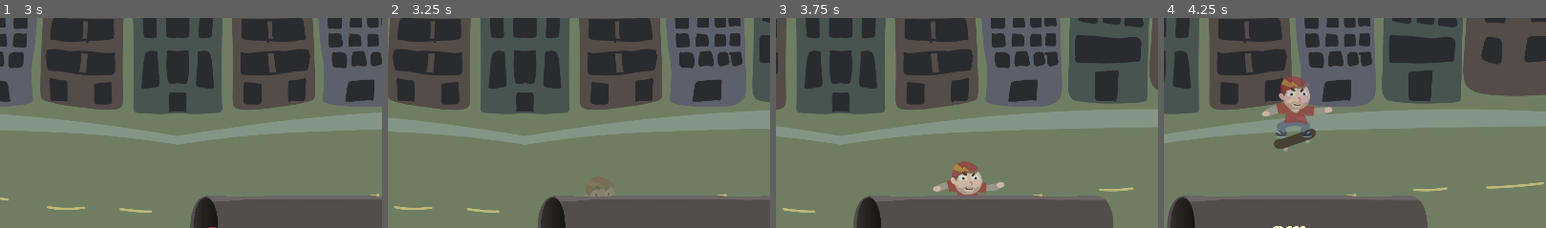
Above: before the commit, frames 1-4 (left to right).
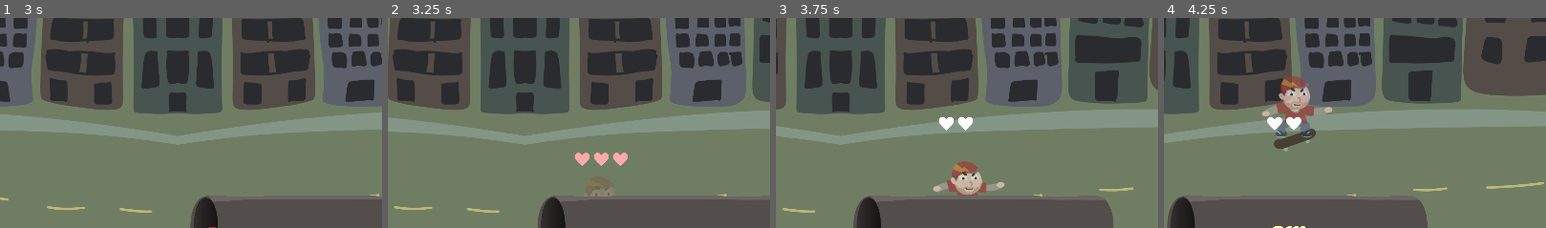
Above: after the commit, the same moments.

Repository: proximadams/The-Radical-Adventures-of-Chris-Pointon
Game: Godot game, scene res://scenes/Level.tscn
The game is run twice, just before and just after one commit, with the same random seed, the same clock (stepped at 60 frames per second) and the same inputs.
Inputs:
- Up to frame 1 (3 s): hold D (move_right) 0.53-1.28 s; hold Down (shift_crouch) 0.53-1.28 s; tap Up (shift_jump) at 0.77, 1.52 s; hold S (move_down) 1.28-2.03 s; tap Down (shift_crouch) at 1.35, 2.85 s; hold D (move_right) 2.03-2.78 s; hold Down (shift_crouch) 2.03-2.78 s; hold W (move_up) from 2.78 s (still down)
- Up to frame 2 (3.25 s): keep holding W (move_up); tap Up (shift_jump) at 3.02 s
- Up to frame 3 (3.75 s): release W (move_up) at 3.53 s; hold A (move_left) from 3.53 s (still down); hold Down (shift_crouch) from 3.53 s (still down)
- Up to frame 4 (4.25 s): keep holding A (move_left); keep holding Down (shift_crouch); tap Up (shift_jump) at 3.77 s
The pictures show only the part of the screen within x 15-65%, y 9-59%; the shares and areas given below are measured in that part.

Frame 1 is identical in both runs. In frame 2, 0.5% of the frame differs, in the area x 48-63%, y 64-71%; in frame 3, 0.3%; in frame 4, 0.4%.

Commit message:
hearts show your health

Diff:
--- a/code/Player.gd
+++ b/code/Player.gd
@@ -21,6 +21,7 @@
 signal show_new_points(points)
 
 var crounchWindowTimer         := CROUNCH_WINDOW_TIME
+var health                     := 3
 var isInTube                   := false
 var isTryingToEndGrind         := false
 var timeSinceInputShiftBack    := 1000.0
@@ -39,8 +40,9 @@
 
 var rampState = NOT_ON
 
-onready var anim     : AnimationPlayer = $VisualAnimationPlayer
-onready var animHurt : AnimationPlayer = $HurtAnimationPlayer
+onready var anim       : AnimationPlayer = $VisualAnimationPlayer
+onready var animHealth : AnimationPlayer = $Health/AnimationPlayer
+onready var animHurt   : AnimationPlayer = $HurtAnimationPlayer
 
 func _ready() -> void:
 	var _res = $PlayerHurtableArea.connect('player_is_hurt', self, 'hurt_me')
@@ -210,6 +212,7 @@
 
 func hurt_me() -> void:
 	if not isInTube and not animHurt.current_animation == 'hurt':
+		health -= 1
 		animHurt.play('hurt')
 		animHurt.queue('normal')
 		emit_signal('environment_slow_down')
@@ -270,6 +273,15 @@
 	else:
 		print('error in trick_complete() no trick named "' + name + '"')
 
+func hide_heart() -> void:
+	match health:
+		2:
+			animHealth.play('3to2')
+		1:
+			animHealth.play('2to1')
+		0:
+			animHealth.play('1to0')
+
 func _on_VisualAnimationPlayer_animation_started(_anim_name:String):
 	# print('anim_name = ' + anim_name)
 	pass
--- /dev/null
+++ b/images/other/heart_black.svg
@@ -0,0 +1 @@
+<svg xmlns="http://www.w3.org/2000/svg" height="100px" viewBox="0 -960 960 960" width="100px" fill="#000000"><path d="m480-172-25-24q-103-95-169-161.5t-104-116q-38-49.5-52-89T116-641q0-75 52-127t128-52q51 0 98.5 28.5T480-707q39-56 85.5-84.5T664-820q76 0 128 52t52 127q0 39-14 78.5t-52 89q-38 49.5-104 116T505-196l-25 24Z"/></svg>
--- /dev/null
+++ b/images/other/heart_white.svg
@@ -0,0 +1 @@
+<svg xmlns="http://www.w3.org/2000/svg" height="100px" viewBox="0 -960 960 960" width="100px" fill="#FFFFFF"><path d="m480-172-25-24q-103-95-169-161.5t-104-116q-38-49.5-52-89T116-641q0-75 52-127t128-52q51 0 98.5 28.5T480-707q39-56 85.5-84.5T664-820q76 0 128 52t52 127q0 39-14 78.5t-52 89q-38 49.5-104 116T505-196l-25 24Z"/></svg>
--- a/scenes/Level.tscn
+++ b/scenes/Level.tscn
@@ -24,6 +24,7 @@
 [ext_resource path="res://code/Environment.gd" type="Script" id=22]
 [ext_resource path="res://code/Level.gd" type="Script" id=23]
 [ext_resource path="res://code/Score.gd" type="Script" id=24]
+[ext_resource path="res://images/other/heart_white.svg" type="Texture" id=25]
 
 [sub_resource type="DynamicFont" id=78]
 size = 80
@@ -339,6 +340,165 @@
 tracks/3/imported = false
 tracks/3/enabled = true
 tracks/3/keys = {
+"times": PoolRealArray( 0 ),
+"transitions": PoolRealArray( 1 ),
+"update": 1,
+"values": [ true ]
+}
+
+[sub_resource type="Animation" id=90]
+resource_name = "1to0"
+step = 0.05
+tracks/0/type = "value"
+tracks/0/path = NodePath("Health1:visible")
+tracks/0/interp = 1
+tracks/0/loop_wrap = true
+tracks/0/imported = false
+tracks/0/enabled = true
+tracks/0/keys = {
+"times": PoolRealArray( 0, 0.1, 0.15, 0.25, 0.3, 0.45, 0.5 ),
+"transitions": PoolRealArray( 1, 1, 1, 1, 1, 1, 1 ),
+"update": 1,
+"values": [ true, true, false, true, false, true, true ]
+}
+tracks/1/type = "value"
+tracks/1/path = NodePath("Health3:visible")
+tracks/1/interp = 1
+tracks/1/loop_wrap = true
+tracks/1/imported = false
+tracks/1/enabled = true
+tracks/1/keys = {
+"times": PoolRealArray( 0 ),
+"transitions": PoolRealArray( 1 ),
+"update": 1,
+"values": [ false ]
+}
+tracks/2/type = "value"
+tracks/2/path = NodePath("Health2:visible")
+tracks/2/interp = 1
+tracks/2/loop_wrap = true
+tracks/2/imported = false
+tracks/2/enabled = true
+tracks/2/keys = {
+"times": PoolRealArray( 0 ),
+"transitions": PoolRealArray( 1 ),
+"update": 1,
+"values": [ false ]
+}
+
+[sub_resource type="Animation" id=89]
+resource_name = "2to1"
+step = 0.05
+tracks/0/type = "value"
+tracks/0/path = NodePath("Health1:visible")
+tracks/0/interp = 1
+tracks/0/loop_wrap = true
+tracks/0/imported = false
+tracks/0/enabled = true
+tracks/0/keys = {
+"times": PoolRealArray( 0 ),
+"transitions": PoolRealArray( 1 ),
+"update": 1,
+"values": [ true ]
+}
+tracks/1/type = "value"
+tracks/1/path = NodePath("Health2:visible")
+tracks/1/interp = 1
+tracks/1/loop_wrap = true
+tracks/1/imported = false
+tracks/1/enabled = true
+tracks/1/keys = {
+"times": PoolRealArray( 0, 0.05, 0.1, 0.15, 0.25, 0.3, 0.45, 0.5 ),
+"transitions": PoolRealArray( 1, 1, 1, 1, 1, 1, 1, 1 ),
+"update": 1,
+"values": [ true, false, true, false, true, false, true, false ]
+}
+tracks/2/type = "value"
+tracks/2/path = NodePath("Health3:visible")
+tracks/2/interp = 1
+tracks/2/loop_wrap = true
+tracks/2/imported = false
+tracks/2/enabled = true
+tracks/2/keys = {
+"times": PoolRealArray( 0 ),
+"transitions": PoolRealArray( 1 ),
+"update": 1,
+"values": [ false ]
+}
+
+[sub_resource type="Animation" id=87]
+resource_name = "3to2"
+step = 0.05
+tracks/0/type = "value"
+tracks/0/path = NodePath("Health1:visible")
+tracks/0/interp = 1
+tracks/0/loop_wrap = true
+tracks/0/imported = false
+tracks/0/enabled = true
+tracks/0/keys = {
+"times": PoolRealArray( 0 ),
+"transitions": PoolRealArray( 1 ),
+"update": 1,
+"values": [ true ]
+}
+tracks/1/type = "value"
+tracks/1/path = NodePath("Health2:visible")
+tracks/1/interp = 1
+tracks/1/loop_wrap = true
+tracks/1/imported = false
+tracks/1/enabled = true
+tracks/1/keys = {
+"times": PoolRealArray( 0 ),
+"transitions": PoolRealArray( 1 ),
+"update": 1,
+"values": [ true ]
+}
+tracks/2/type = "value"
+tracks/2/path = NodePath("Health3:visible")
+tracks/2/interp = 1
+tracks/2/loop_wrap = true
+tracks/2/imported = false
+tracks/2/enabled = true
+tracks/2/keys = {
+"times": PoolRealArray( 0, 0.05, 0.1, 0.15, 0.25, 0.3, 0.45, 0.5 ),
+"transitions": PoolRealArray( 1, 1, 1, 1, 1, 1, 1, 1 ),
+"update": 1,
+"values": [ true, false, true, false, true, false, true, false ]
+}
+
+[sub_resource type="Animation" id=88]
+length = 0.001
+tracks/0/type = "value"
+tracks/0/path = NodePath("Health1:visible")
+tracks/0/interp = 1
+tracks/0/loop_wrap = true
+tracks/0/imported = false
+tracks/0/enabled = true
+tracks/0/keys = {
+"times": PoolRealArray( 0 ),
+"transitions": PoolRealArray( 1 ),
+"update": 1,
+"values": [ true ]
+}
+tracks/1/type = "value"
+tracks/1/path = NodePath("Health2:visible")
+tracks/1/interp = 1
+tracks/1/loop_wrap = true
+tracks/1/imported = false
+tracks/1/enabled = true
+tracks/1/keys = {
+"times": PoolRealArray( 0 ),
+"transitions": PoolRealArray( 1 ),
+"update": 1,
+"values": [ true ]
+}
+tracks/2/type = "value"
+tracks/2/path = NodePath("Health3:visible")
+tracks/2/interp = 1
+tracks/2/loop_wrap = true
+tracks/2/imported = false
+tracks/2/enabled = true
+tracks/2/keys = {
 "times": PoolRealArray( 0 ),
 "transitions": PoolRealArray( 1 ),
 "update": 1,
@@ -4845,6 +5005,30 @@
 "update": 1,
 "values": [ true ]
 }
+tracks/2/type = "value"
+tracks/2/path = NodePath("Health:visible")
+tracks/2/interp = 1
+tracks/2/loop_wrap = true
+tracks/2/imported = false
+tracks/2/enabled = true
+tracks/2/keys = {
+"times": PoolRealArray( 0 ),
+"transitions": PoolRealArray( 1 ),
+"update": 1,
+"values": [ false ]
+}
+tracks/3/type = "value"
+tracks/3/path = NodePath("Health:modulate")
+tracks/3/interp = 1
+tracks/3/loop_wrap = true
+tracks/3/imported = false
+tracks/3/enabled = true
+tracks/3/keys = {
+"times": PoolRealArray( 0 ),
+"transitions": PoolRealArray( 1 ),
+"update": 0,
+"values": [ Color( 1, 1, 1, 1 ) ]
+}
 
 [sub_resource type="Animation" id=16]
 resource_name = "hurt"
@@ -4862,11 +5046,61 @@
 "update": 0,
 "values": [ Color( 1, 1, 1, 0 ), Color( 1, 0, 0, 0.588235 ), Color( 1, 1, 1, 0 ), Color( 1, 0.392157, 0.392157, 0.70588 …(215 unchanged characters)…
 }
+tracks/1/type = "value"
+tracks/1/path = NodePath("Health:visible")
+tracks/1/interp = 1
+tracks/1/loop_wrap = true
+tracks/1/imported = false
+tracks/1/enabled = true
+tracks/1/keys = {
+"times": PoolRealArray( 0 ),
+"transitions": PoolRealArray( 1 ),
+"update": 1,
+"values": [ true ]
+}
+tracks/2/type = "value"
+tracks/2/path = NodePath("Health:modulate")
+tracks/2/interp = 1
+tracks/2/loop_wrap = true
+tracks/2/imported = false
+tracks/2/enabled = true
+tracks/2/keys = {
+"times": PoolRealArray( 0, 0.1, 0.15, 0.25, 0.35, 0.45, 0.55 ),
+"transitions": PoolRealArray( 1, 1, 1, 1, 1, 1, 1 ),
+"update": 0,
+"values": [ Color( 1, 1, 1, 1 ), Color( 1, 0, 0, 1 ), Color( 1, 1, 1, 1 ), Color( 1, 0.27451, 0.27451, 1 ), Color( 1, 1, 1, 1 ), Color( 1, 0.431373, 0.431373, 1 ), Color( 1, 1, 1, 1 ) ]
+}
+tracks/3/type = "method"
+tracks/3/path = NodePath(".")
+tracks/3/interp = 1
+tracks/3/loop_wrap = true
+tracks/3/imported = false
+tracks/3/enabled = true
+tracks/3/keys = {
+"times": PoolRealArray( 0.55 ),
+"transitions": PoolRealArray( 1 ),
+"values": [ {
+"args": [  ],
+"method": "hide_heart"
+} ]
+}
 
 [sub_resource type="Animation" id=15]
 resource_name = "normal"
 length = 0.1
 step = 0.2
+tracks/0/type = "value"
+tracks/0/path = NodePath("Health:visible")
+tracks/0/interp = 1
+tracks/0/loop_wrap = true
+tracks/0/imported = false
+tracks/0/enabled = true
+tracks/0/keys = {
+"times": PoolRealArray( 0 ),
+"transitions": PoolRealArray( 1 ),
+"update": 1,
+"values": [ false ]
+}
 
 [sub_resource type="CapsuleShape2D" id=11]
 radius = 58.0
@@ -5704,6 +5938,29 @@
 
 [node name="Sprite" type="Sprite" parent="Player/Shadow"]
 texture = ExtResource( 3 )
+
+[node name="Health" type="Node2D" parent="Player"]
+visible = false
+position = Vector2( 0, -416 )
+z_index = 5
+
+[node name="Health1" type="Sprite" parent="Player/Health"]
+position = Vector2( -96, -64 )
+texture = ExtResource( 25 )
+
+[node name="Health2" type="Sprite" parent="Player/Health"]
+position = Vector2( 0, -64 )
+texture = ExtResource( 25 )
+
+[node name="Health3" type="Sprite" parent="Player/Health"]
+position = Vector2( 96, -64 )
+texture = ExtResource( 25 )
+
+[node name="AnimationPlayer" type="AnimationPlayer" parent="Player/Health"]
+anims/1to0 = SubResource( 90 )
+anims/2to1 = SubResource( 89 )
+anims/3to2 = SubResource( 87 )
+anims/RESET = SubResource( 88 )
 
 [node name="Chris" type="Node2D" parent="Player"]
 
Not shown, added: images/other/heart_black.svg.import
Not shown, added: images/other/heart_white.svg.import
Not shown: 1 places in scenes/Level.tscn that only renumber resources
